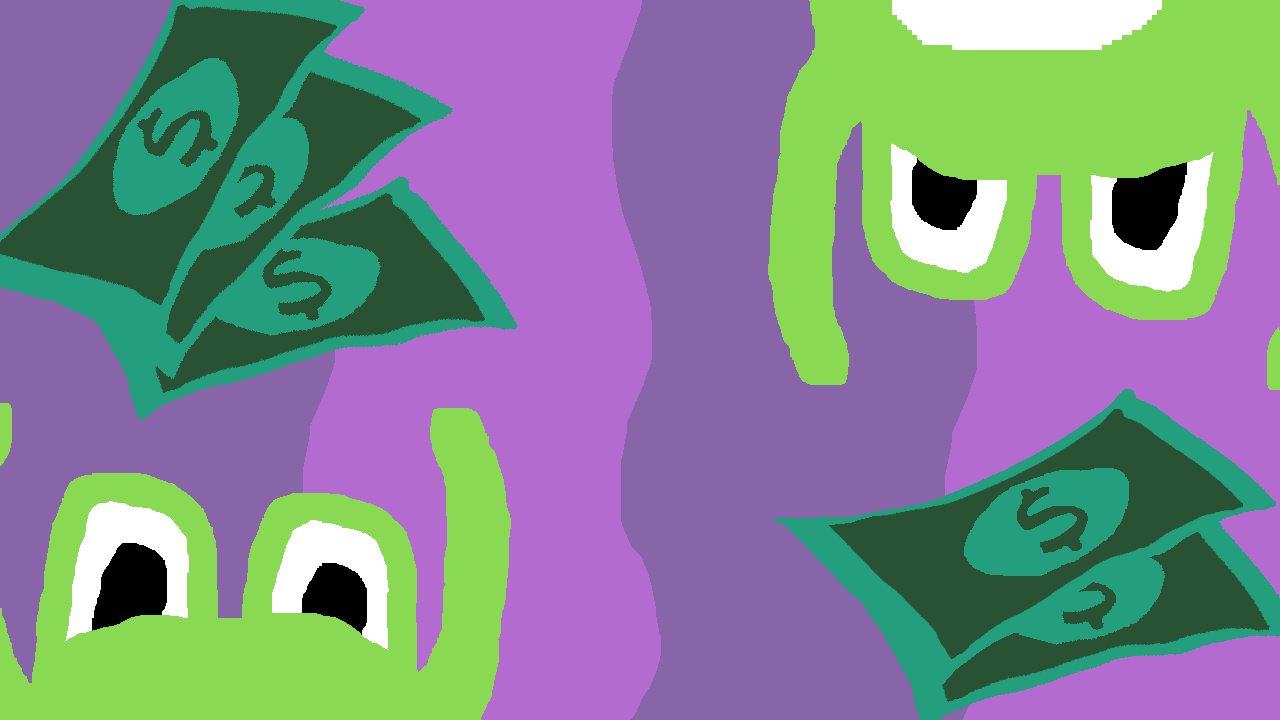
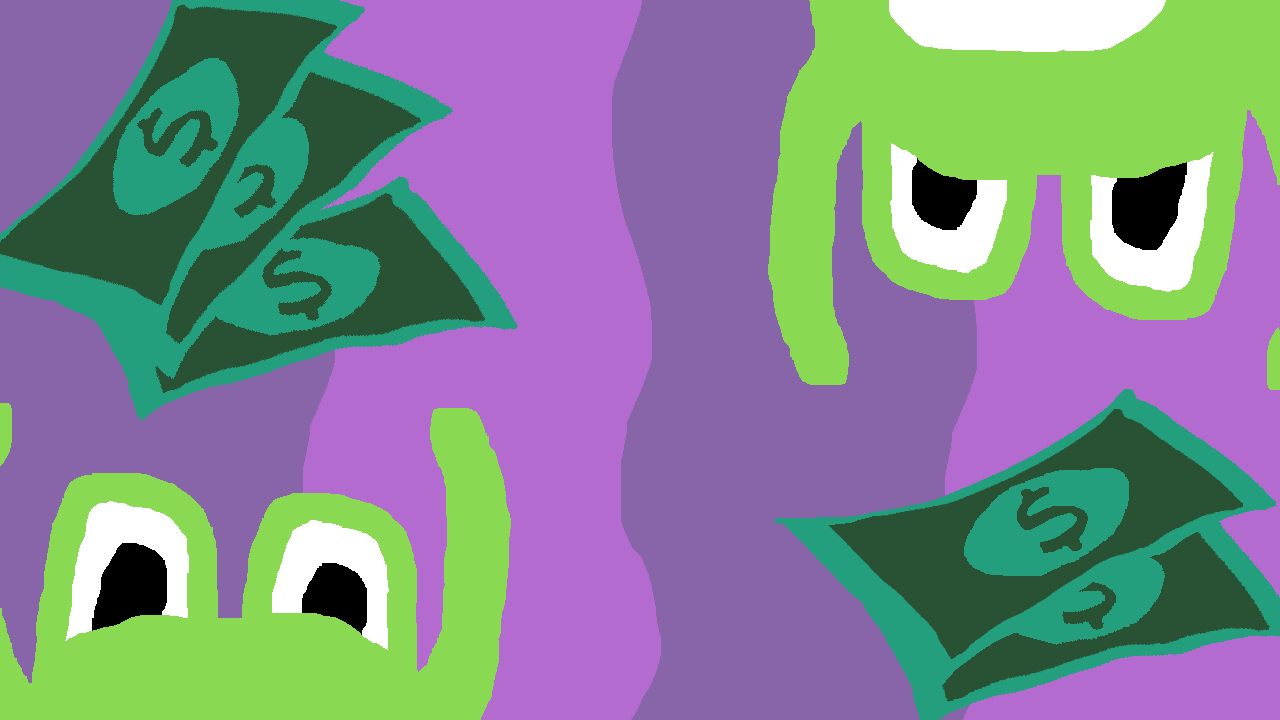
Layers edited between the first and the second 1280 × 720 image:
added layer "Layer 9" above "Background copy 2" over [left=889, top=0, right=1166, bottom=52]
